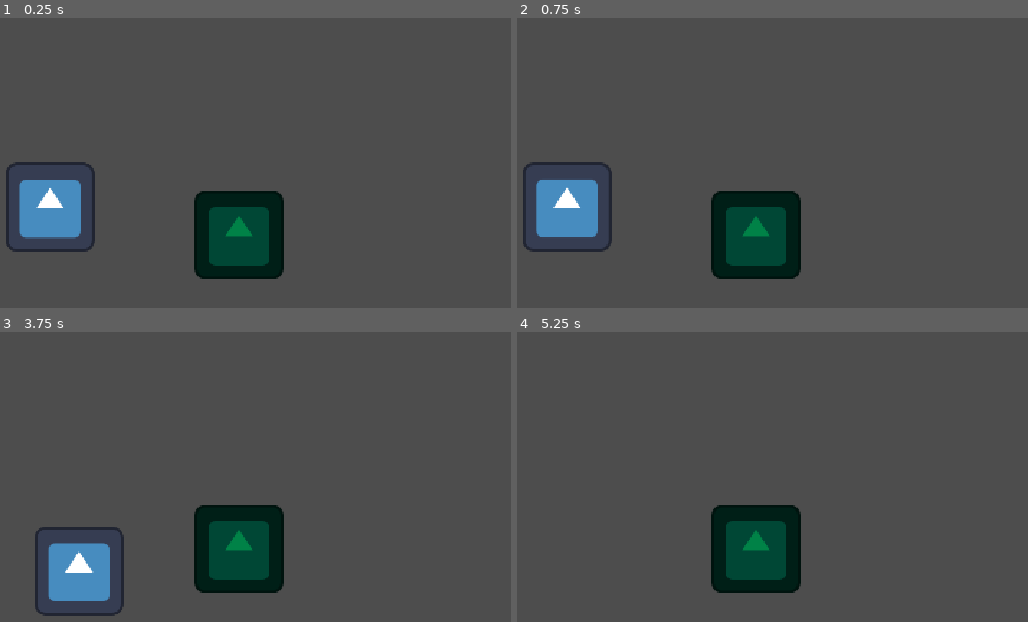
Above: before the commit, frames 1-4 (two rows, left to right).
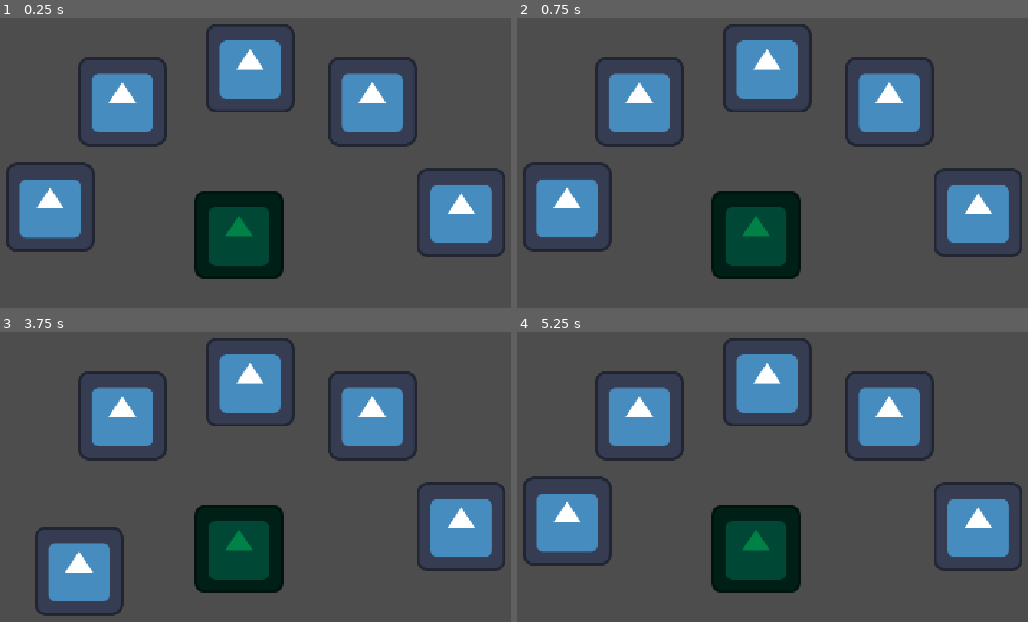
Above: after the commit, the same moments.

Repository: Snakatakka/Baked-From-The-Heart
Game: Godot game, scene res://node_2d.tscn
Two runs of this game, one before a commit and one after it. Both use one fixed random seed, a clock stepped at 60 frames per second and the inputs below. The engine's default icon, where the game draws it, is replaced by a stand-in: a white triangle on a blue panel in a dark square.
Inputs (mouse positions are in pixels of both pictures, inside the frame that each line leads up to):
- Up to frame 1 (0.25 s): no input
- Up to frame 2 (0.75 s): click (568, 206) at 0.52 s
- Up to frame 3 (3.75 s): click (51, 520) at 1.27 s; click (51, 520) at 2.02 s; tap Enter at 2.75 s; move the mouse to (413, 526) at 2.77 s; tap Space at 3.5 s; move the mouse to (76, 572) at 3.52 s
- Up to frame 4 (5.25 s): tap Enter at 4.25 s; move the mouse to (833, 450) at 4.27 s; tap Space at 5 s; move the mouse to (outside the picture) at 5.02 s

The runs differ from the first frame. In frame 1, 12% of the frame differs, in the area x 15-99%, y 2-83%; in frame 2, 12%; in frame 3, 12%; in frame 4, 16%, in the area x 1-99%, y 2-83%.

Commit message:
feat: add drag and drop & order randomization

Diff:
--- /dev/null
+++ b/Autoloads/Dialogue/dialogue.gd
@@ -0,0 +1,20 @@
+extends Node
+
+var Textbox : PackedScene = preload("res://Nodes/Textbox/textbox.tscn")
+var test : String = "res://test.json"
+
+## Takes a name for the dialogue, piece of dialogue, character name, scene root (which should always be self), read rate (optional) and whether or not the dialogue ends early (also optional, if you put a number here it will end early)
+func _create_dialogue(p_file : String, p_internal_name : String, p_scene_root : Node, p_read_rate : float = 0.025, p_ends_early : float = 0.0) -> void:
+	var new_textbox = Textbox.instantiate()
+	var data = JSONParser._parse(p_file)
+
+	new_textbox.name = p_internal_name
+	new_textbox.dialogue = data["lines"][p_internal_name]["dialogue"]
+	new_textbox.character_name = data["lines"][p_internal_name]["name"]
+	new_textbox.character_read_rate = p_read_rate
+	p_scene_root.add_child(new_textbox)
+
+	if p_ends_early != 0.0:
+		new_textbox.end_dialogue_manually = false
+		await get_tree().create_timer(p_ends_early).timeout
+		new_textbox._finish()
--- /dev/null
+++ b/Autoloads/Events/events.gd
@@ -0,0 +1,6 @@
+extends Node
+
+# Dialogue specific events
+# These only trigger when a piece of dialogue starts and finishes respectively.
+signal dialogue_started(dialogue : String)
+signal dialogue_finished(dialogue : String)
--- /dev/null
+++ b/Autoloads/JSONParser/JSONParser.gd
@@ -0,0 +1,14 @@
+extends Node
+
+func _parse(p_file_path : String) -> Variant:
+	if FileAccess.file_exists(p_file_path):
+		var file_data = FileAccess.open(p_file_path, FileAccess.READ)
+		var parsed = JSON.parse_string(file_data.get_as_text())
+
+		if parsed is Dictionary:
+			return parsed
+		else:
+			push_error("%s is not a valid JSON file." % p_file_path)
+			return
+	push_error("File %s does not exist." % p_file_path)
+	return
--- a/draggable.gd
+++ b/draggable.gd
@@ -30,10 +30,11 @@
 		sprite.texture = sprite_texture
 
 func _handle_color() -> void:
-		if Engine.is_editor_hint():
+		if Engine.is_editor_hint(): # Only makes the button transparent when the games running, for reasons.
 			button.self_modulate = Color.hex(0x0000ff)
 		else:
 			button.self_modulate = Color.hex(0x000000)
 
 func _on_button_pressed() -> void:
 	held = !held
+	print(name)
--- a/node_2d.tscn
+++ b/node_2d.tscn
@@ -3,31 +3,75 @@
 [ext_resource type="PackedScene" uid="uid://bq5u2lmh5ckdu" path="res://draggable.tscn" id="1_wtcfe"]
 [ext_resource type="Texture2D" uid="uid://berlsj3h2egdc" path="res://icon.svg" id="2_0e48y"]
 
+[sub_resource type="GDScript" id="GDScript_0e48y"]
+script/source = "extends Node2D
+
+var options : Array = [\"Butter\", \"Egg\", \"Sugar\", \"Milk\", \"Flour\"]
+
+# Called when the node enters the scene tree for the first time.
+func _ready() -> void:
+	pass
+
+
+# Called every frame. 'delta' is the elapsed time since the previous frame.
+func _process(delta: float) -> void:
+	pass
+"
+
 [sub_resource type="GDScript" id="GDScript_4kxuq"]
 script/source = "extends Area2D
 
+var items : Array = [\"butter\", \"egg\", \"sugar\", \"milk\", \"flour\"]
+var item_order : Array = []
+var items_added : int = 0
 
 # Called when the node enters the scene tree for the first time.
 func _ready() -> void:
-	pass # Replace with function body.
+	item_order = _get_random_array(items)
+	print(item_order)
 
 
 # Called every frame. 'delta' is the elapsed time since the previous frame.
 func _process(delta: float) -> void:
 	pass
 
+func _get_random_array(array) -> Array:
+	var copy = array
+	var new = []
+	var rng = RandomNumberGenerator.new()
+	rng.seed = Time.get_unix_time_from_system()
+
+	for i in range(len(array)):
+		var position : int = rng.randi_range(0, len(copy) - 1)
+		var value = copy[position]
+		new.append(value)
+		copy.pop_at(position)
+
+	return new
+
 func _on_area_entered(area: Area2D) -> void:
-	if area.get_parent().held:
-		area.get_parent().queue_free()
+	var item : Node2D = area.get_parent()
 
-func _on_area_exited(area: Area2D) -> void:
-	print(\"%s Exited\" % area.get_parent().name)
+	if item.held:
+		print(item.name.to_lower())
+		print(item_order[0])
+		if item.name.to_lower() == item_order[0]: # If the item is equal to the first item in the list, A.K.A the next item in the sequence
+			item_order.pop_front() # Advance the sequence by removing the first item.
+			item.call_deferred(\"queue_free\")
+			items_added += 1
+			print(items_added)
+			if items_added == 5:
+				get_tree().call_deferred(\"reload_current_scene\")
+		else:
+			print(\"Nuh uh!\")
+			get_tree().call_deferred(\"reload_current_scene\")
 "
 
 [sub_resource type="CircleShape2D" id="CircleShape2D_4kxuq"]
 radius = 90.0
 
 [node name="Node2D" type="Node2D" unique_id=871648571]
+script = SubResource("GDScript_0e48y")
 
 [node name="Camera2D" type="Camera2D" parent="." unique_id=79858237]
 
@@ -41,8 +85,20 @@
 self_modulate = Color(0, 0.50833756, 0.27879468, 1)
 texture = ExtResource("2_0e48y")
 
-[node name="Draggable" parent="." unique_id=864203904 instance=ExtResource("1_wtcfe")]
+[node name="Butter" parent="." unique_id=864203904 instance=ExtResource("1_wtcfe")]
 position = Vector2(-272, -40)
+
+[node name="Egg" parent="." unique_id=1230907379 instance=ExtResource("1_wtcfe")]
+position = Vector2(-168, -192)
+
+[node name="Sugar" parent="." unique_id=2010319348 instance=ExtResource("1_wtcfe")]
+position = Vector2(16, -240)
+
+[node name="Milk" parent="." unique_id=1703273083 instance=ExtResource("1_wtcfe")]
+position = Vector2(192, -192)
+
+[node name="Flour" parent="." unique_id=992673777 instance=ExtResource("1_wtcfe")]
+position = Vector2(320, -32)
 
 [connection signal="area_entered" from="Area2D" to="Area2D" method="_on_area_entered"]
 [connection signal="area_exited" from="Area2D" to="Area2D" method="_on_area_exited"]
Not shown, added: Autoloads/Dialogue/dialogue.gd.uid
Not shown, added: Autoloads/Events/events.gd.uid
Not shown, added: Autoloads/JSONParser/JSONParser.gd.uid
